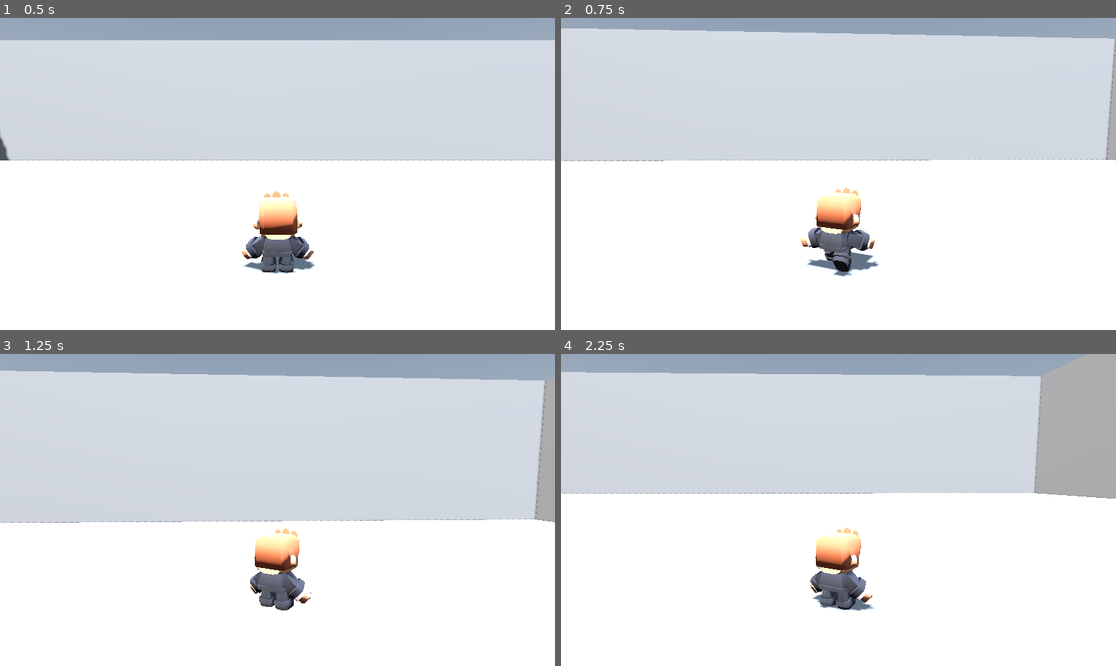
Above: before the commit, frames 1-4 (two rows, left to right).
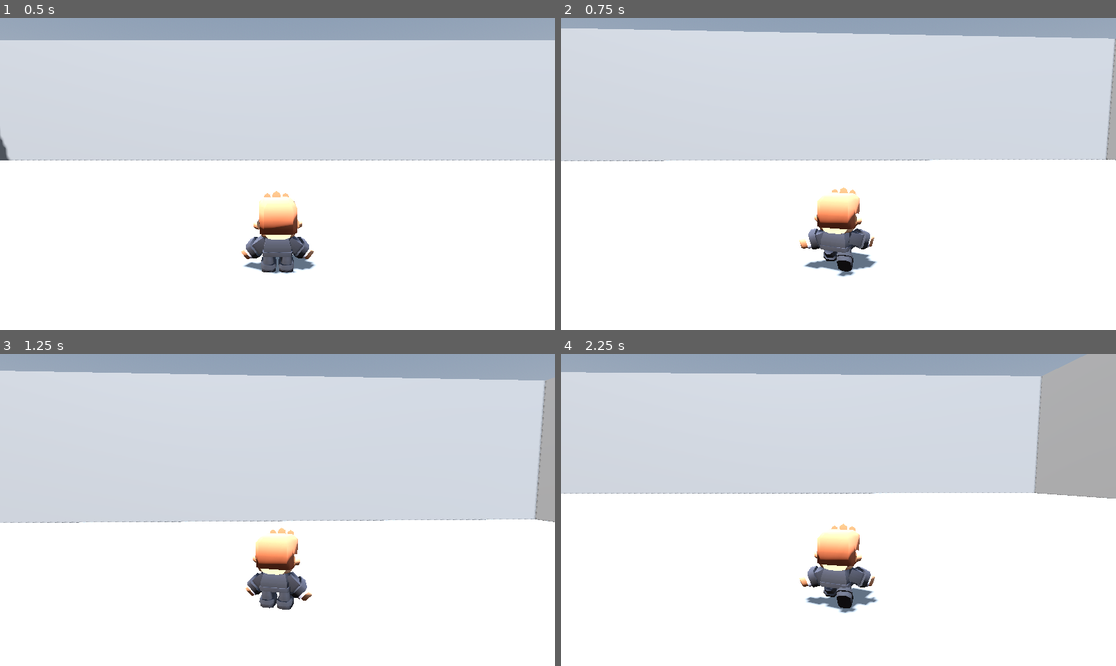
Above: after the commit, the same moments.

Repository: Software-Guardians/Godot-Third-Person-First-Game
Game: Godot game, scene res://main/main-scene.tscn
The game is run twice, just before and just after one commit, with the same random seed, the same clock (stepped at 60 frames per second) and the same inputs.
Inputs (mouse positions are in pixels of both pictures, inside the frame that each line leads up to):
- Up to frame 1 (0.5 s): no input
- Up to frame 2 (0.75 s): move the mouse to (866, 174) at 0.52 s; hold D (walk-right) from 0.53 s (still down); hold W (walk-front) from 0.53 s (still down)
- Up to frame 3 (1.25 s): keep holding D (walk-right); keep holding W (walk-front); tap Space (jump) at 0.77 s
- Up to frame 4 (2.25 s): move the mouse to (810, 510) at 1.27 s; release D (walk-right) at 1.28 s; release W (walk-front) at 1.28 s; hold S (walk-back) 1.28-2.03 s; tap W (walk-front) at 1.35 s; tap Space (jump) at 1.52 s; move the mouse to (849, 503) at 2.02 s; hold D (walk-right) from 2.03 s (still down); hold W (walk-front) from 2.03 s (still down)

Frame 1 is identical in both runs. In frame 2, 0.7% of the frame differs, in the area x 42-58%, y 54-83%; in frame 3, 0.7%; in frame 4, 1.9%, in the area x 42-58%, y 54-84%.

Commit message:
Karakter kontrolleri tamamlandı.

Diff:
--- a/character/character_body_3d.gd
+++ b/character/character_body_3d.gd
@@ -20,6 +20,7 @@
 		camera_3d_controller.rotate_x(deg_to_rad(-event.relative.y*sens))
 		camera_3d_controller.rotation.x=clamp(camera_3d_controller.rotation.x,deg_to_rad(-20),deg_to_rad(20))
 
+
 func _physics_process(delta: float) -> void:
 	if not is_on_floor():
 		velocity.y-=gravity*delta
@@ -27,21 +28,15 @@
 		velocity.y=jump_velocity
 	var input_dir=Input.get_vector(&"walk-right",&"walk-left",&"walk-back",&"walk-front")
 	var direction=(transform.basis*Vector3(input_dir.x,0,input_dir.y)).normalized()
-	if Input.is_action_pressed(&"walk-right"):
-		target_character_rotation_y=deg_to_rad(-30)
+	target_character_rotation_y=(Input.get_action_strength(&"walk-left")-Input.get_action_strength(&"walk-right"))
+	if Input.is_action_pressed(&"walk-back") or Input.is_action_pressed(&"walk-front"):
+		target_character_rotation_y*=0.5
 		animation_player.play(&"walk")
-	elif Input.is_action_pressed(&"walk-left"):
-		target_character_rotation_y=deg_to_rad(30)
+	if target_character_rotation_y!=0:
 		animation_player.play(&"walk")
-	elif Input.is_action_pressed(&"walk-front"):
-		animation_player.play(&"walk")
-	elif Input.is_action_pressed(&"walk-back"):
-		animation_player.play(&"walk")
-
-	else:
-		target_character_rotation_y=deg_to_rad(0)
+	elif input_dir.x==0 and input_dir.y==0:
 		animation_player.play(&"idle")
-
+	target_character_rotation_y=deg_to_rad(target_character_rotation_y*30)
 
 	character.rotation.y=lerp_angle(character.rotation.y,target_character_rotation_y,rotation_speed)
 
Not shown, added: Readme.md
Not shown, added: video.mkv
